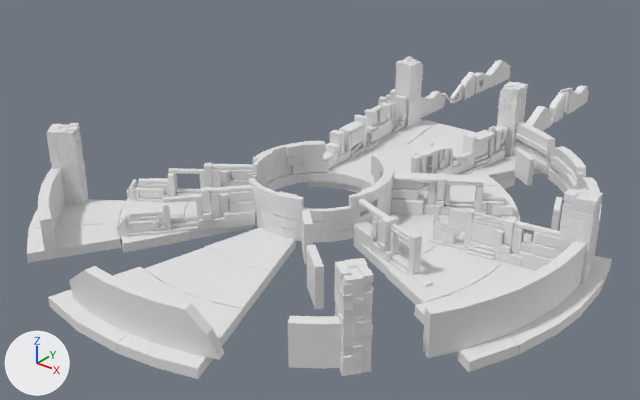
A saved change to the FBX model Assets/Game Assets/Props/Final/final.fbx.
One viewpoint serves both versions: a 50 mm camera at (94.6, -128.5, 75.5) aimed at (-14.2, 7.5, -8.8). Every picture has the same lights, and +X, +Y and +Z are marked at lower left. Where no turn or scale is listed for an object, it has been applied to the vertices. Vertices at the same position are counted once.

In view in the first picture: 'BO_Pared.009', 'BO_Pared.010', 'BO_Pared.012', 'BO_Pared.013', 'Wall_radial_int', 'column_4', 'floor', 'wall_1', 'wall_2', 'wall_3', 'wall_4', 'wall_6', 'wall_7', 'wall_radial_ext.2', 'wall_radial_ext_1', 'wall_radial_ext_bo'.
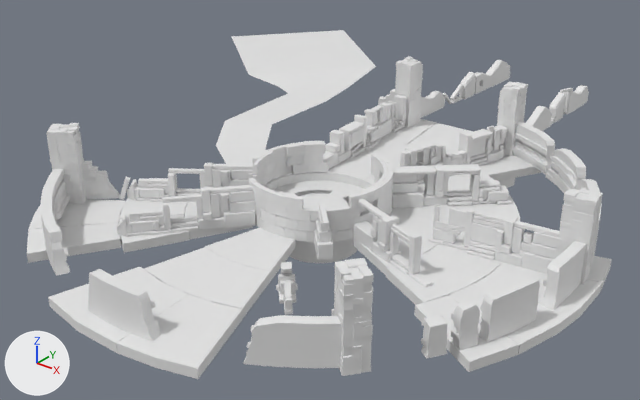
Boxes (x1, y1, x2, y2) around the edits, measured in the pictures (640 x 400 px; the box of a moved part takes in the faces that stretch with it):
'wall_radial_ext_bo', reshaped, turned
    before: (38, 168, 342, 369)
    after: (41, 169, 342, 368)
'water', added
    after: (216, 30, 376, 182)
'wall_radial_ext.2', reshaped
    before: (422, 241, 586, 358)
    after: (421, 241, 586, 359)
'wall_3', moved, turned
    before: (391, 172, 516, 219)
    after: (392, 164, 511, 208)
'wall_1', moved, turned
    before: (411, 125, 509, 192)
    after: (400, 125, 508, 184)
'wall_7', reshaped (6% wider)
    before: (127, 163, 253, 202)
    after: (119, 163, 253, 202)
'wall_8', added
    after: (276, 202, 335, 316)
'Circle', added
    after: (289, 191, 357, 263)
'radius_2', added
    after: (81, 161, 120, 199)
'BO_Pared.010', deleted
    before: (307, 244, 324, 309)
'floor_int', added
    after: (273, 180, 364, 198)
'BO_Pared.012', deleted
    before: (514, 149, 535, 186)
'BO_Pared.009', deleted
    before: (301, 210, 313, 264)
'BO_Pared.013', deleted
    before: (551, 197, 562, 231)
part 1 of me_circle_003, moved or reshaped
    before: (422, 284, 518, 358)
    after: (421, 284, 518, 359)
part 2 of me_circle_003, moved or reshaped
    both: (510, 252, 575, 332)
part 3 of me_cube_033, added
    after: (119, 177, 130, 200)
part 4 of me_circle_004, moved or reshaped
    before: (522, 133, 570, 185)
    after: (522, 133, 568, 185)
part 5 of me_circle_004, moved or reshaped
    both: (571, 167, 596, 189)
part 6 of me_circle_006, added
    after: (41, 169, 70, 276)
part 7 of me_circle_006, added
    after: (88, 269, 161, 341)
part 8 of me_circle_006, added
    after: (243, 315, 342, 368)
part 9 of me_circle_006, deleted
    before: (69, 266, 342, 369)
part 10 of me_circle_006, deleted
    before: (38, 168, 66, 259)

Edits to the bpy script that builds the scene:
```text
Change me_circle_004:
    remove me_circle_004.from_pydata(...)  # 404 vertices, 381 faces; spans x 14.2..50.3, y 4.7..48.4, z 0.0..7.3
    add me_circle_004.from_pydata(...)  # 404 vertices, 381 faces; spans x 14.2..50.3, y 4.7..48.4, z -0.1..7.3
    me_circle_004 part 4: 25 of 404 vertices moved; they spanned x 23.1..29.9, y 38.6..43.3, z 0.0..7.3 and now span x 23.2..30.0, y 38.5..43.3, z -0.1..6.9; mean shift (0.0, 0.0, -0.1); largest move (28.3, 38.7, 0.0) -> (27.4, 39.3, 0.0)
    me_circle_004 part 5: 21 of 404 vertices moved; they spanned x 37.0..40.5, y 28.6..31.8, z 0.0..7.1 and now span x 36.8..40.5, y 28.4..31.9, z 0.0..6.8; mean shift (0.0, 0.0, 0.0); largest move (38.5, 28.8, 5.2) -> (39.1, 28.7, 5.2)
Change me_circle_006:
    used by ob_wall_radial_ext_bo; location = (0.0, -10.4, 0.7); rotation_euler = (1.571, 0.0, -0.0985), in degrees (90, 0, -5.6)
    remove me_circle_006.from_pydata(...)  # 64 vertices, 45 faces; spans x -39.1..39.1, y 0.0..7.3, z 30.8..51.4
    add me_circle_006.from_pydata(...)  # 404 vertices, 381 faces; spans x 9.5..50.0, y -0.1..7.3, z -49.6..16.2
    me_circle_006 part 6: 192 vertices added at x 45.1..50.0, y 0.0..7.3, z -12.5..16.2
    me_circle_006 part 7: 116 vertices added at x 34.1..44.1, y 0.0..7.3, z -35.7..-23.0
    me_circle_006 part 8: 96 vertices added at x 9.5..24.1, y -0.1..7.3, z -49.6..-42.4
    me_circle_006 part 9: 40 vertices removed from x -4.9..39.1, y 0.0..7.3, z 30.8..51.4
    me_circle_006 part 10: 24 vertices removed from x -39.1..-18.6, y 0.0..7.3, z 30.9..46.7
    add me_circle_006.materials.append(mat_mat_wall_radial_1)  # white #e7e7e7
Change me_cube_033:
    remove me_cube_033.from_pydata(...)  # 544 vertices, 476 faces; spans x -6.9..14.1, y -5.3..10.9, z 0.1..7.5
    add me_cube_033.from_pydata(...)  # 560 vertices, 490 faces; spans x -8.1..14.1, y -6.4..10.9, z -0.1..7.5
    me_cube_033 part 3: a new loose piece of 16 vertices spanning x -8.1..-5.6, y -6.4..-4.2, z -0.1..4.5, in mat_mat_wall (white #e7e7e7)
    add me_cube_033.materials.append(mat_mat_wall)  # white #e7e7e7
Change me_circle_003:
    remove me_circle_003.from_pydata(...)  # 198 vertices, 180 faces; spans x 40.4..50.5, y -28.1..4.7, z 0.0..7.3
    add me_circle_003.from_pydata(...)  # 232 vertices, 215 faces; spans x 40.0..50.5, y -28.3..4.7, z -0.3..7.3
    me_circle_003 part 1: 17 vertices moved from x 40.4..46.7, y -28.1..-18.6, z 0.0..6.3 to x 42.0..46.7, y -28.1..-18.5, z -0.1..6.2; 40 vertices removed from x 40.4..46.7, y -28.1..-18.4, z 0.0..7.3; 76 vertices added at x 40.0..46.7, y -28.3..-18.1, z -0.1..7.0
    me_circle_003 part 2: 6 vertices moved from x 49.5..50.3, y -9.9..-5.0, z 0.0..5.2 to x 49.5..50.5, y -10.0..-4.7, z -0.3..5.3; 22 vertices removed from x 47.0..50.3, y -9.9..-4.8, z 0.0..7.3; 20 vertices added at x 47.0..50.2, y -10.0..-4.3, z -0.3..7.1
    add me_circle_003.materials.append(mat_mat_wall_radial_2)  # white #e7e7e7
Change ob_wall_3:
    ob_wall_3.location: (25.4, 6.1, 0.7) -> (22.0, 10.4, 0.7)
    ob_wall_3.rotation_euler: (1.571, 0.0, 2.124) -> (1.571, 0.0, 2.316)  # degrees (90, 0, 122) -> degrees (90, 0, 133)
Change ob_wall_1:
    ob_wall_1.location: (12.5, 22.5, 0.6) -> (11.2, 22.7, 0.6)
    ob_wall_1.rotation_euler: (1.571, 0.0, -0.192) -> (1.571, 0.0, -0.3)  # degrees (90, 0, -11) -> degrees (90, 0, -17)
Remove ob_bo_pared_009:
    ob_bo_pared_009 = bpy.data.objects.new('BO_Pared.009', me_cube_002)
Change ob_wall_radial_ext_bo:
    ob_wall_radial_ext_bo.rotation_euler: (1.571, 0.0, -0.0985) -> (1.571, 0.0, -2.185)  # degrees (90, 0, -5.6) -> degrees (90, 0, -125)
Remove ob_bo_pared_013:
    ob_bo_pared_013 = bpy.data.objects.new('BO_Pared.013', me_cube_014)
Remove ob_bo_pared_012:
    ob_bo_pared_012 = bpy.data.objects.new('BO_Pared.012', me_cube_013)
Remove ob_bo_pared_010:
    ob_bo_pared_010 = bpy.data.objects.new('BO_Pared.010', me_cube_011)
Add ob_water:
    ob_water = bpy.data.objects.new('water', me_plane)  # 16 vertices, 7 faces; spans x -24.5..55.8, y -77.1..24.5, z -1.9..0.0
    ob_water.location = (-66.4, 62.9, 2.9)
Add ob_wall_8:
    ob_wall_8 = bpy.data.objects.new('wall_8', me_cube_032)  # 336 vertices, 294 faces; spans x -13.3..12.1, y -12.1..13.5, z 0.1..7.7; in mat_mat_wall (white #e7e7e7)
    ob_wall_8.location = (20.6, -32.7, 0.3)
Add ob_circle:
    ob_circle = bpy.data.objects.new('Circle', me_circle_008)  # 220 vertices, 203 faces; spans x -7.7..7.7, y -7.7..7.7, z -7.8..0.5; in mat_mat_floor_int_2 (white #e7e7e7)
    ob_circle.location = (0.0, -10.4, 0.7)
Add ob_radius_2:
    ob_radius_2 = bpy.data.objects.new('radius_2', me_circle_007)  # 223 vertices, 202 faces; spans x -3.49..2.58, y -3.55..2.44, z 0.0..7.39; in mat_mat_wall_deco (white #e7e7e7)
    ob_radius_2.location = (-35.4, -33.2, 0.8)
Add ob_floor_int:
    ob_floor_int = bpy.data.objects.new('floor_int', me_wall_003)  # 452 vertices, 331 faces; spans x -13.3..13.4, y -13.4..12.4, z -0.1..0.5; in mat_mat_floor_int_1 (white #e7e7e7)
    ob_floor_int.location = (0.0, -10.4, 0.5)
```
